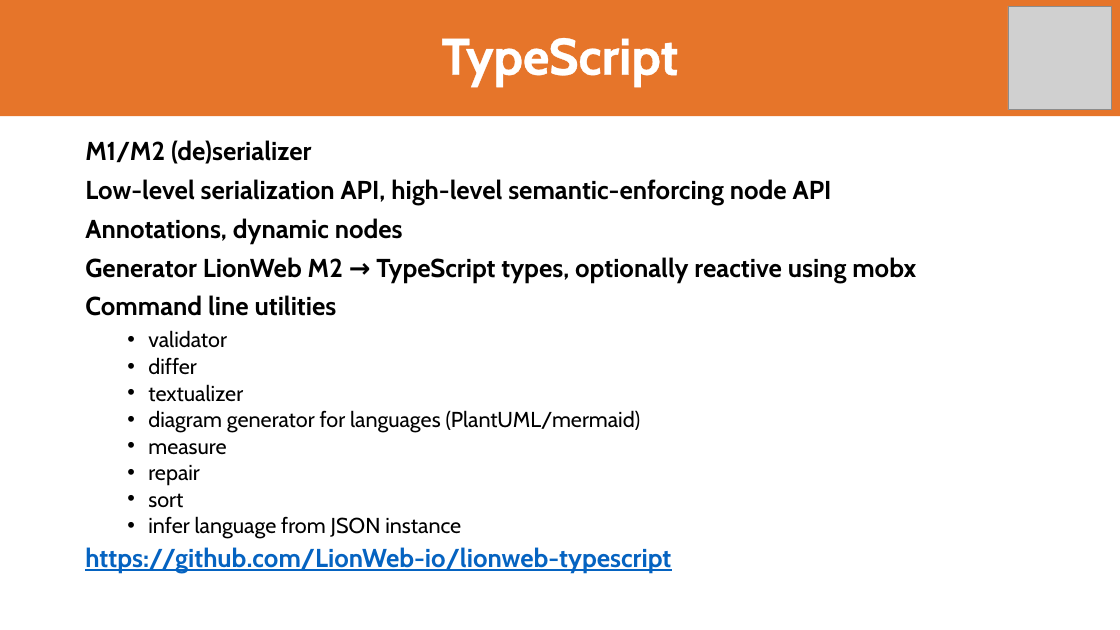
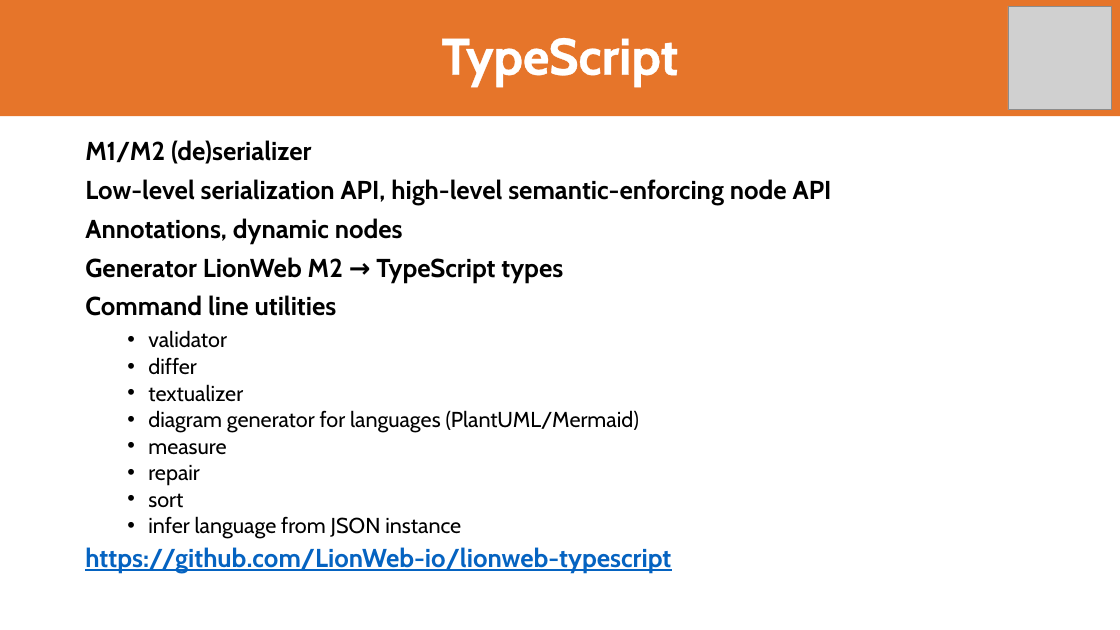
Before and after one commit to LionWeb-io/specification, a slide deck: slide 24 of resources/LangDev 2024 Talk.pptx. Drawn at 1120x630 pixels with LibreOffice and Linux fonts; fonts in the diff are those of the drawing; grey boxes stand for pictures; background and template pictures are left out. Boxes give left, top, right and bottom in pixels: in the first picture for what was removed or moved away, otherwise in the second. Text is boxed around its words. In the diff, an @@ line names an element or a change of style, - is before the commit and + after.

```diff
--- a/resources/LangDev 2024 Talk.pptx
+++ b/resources/LangDev 2024 Talk.pptx
@@ text at (x1=85, y1=257, x2=563, y2=282): text changed @@
-Generator LionWeb M2 → TypeScript types, optionally reactive using mobx
+Generator LionWeb M2 → TypeScript types
@@ text at (x1=148, y1=410, x2=639, y2=433): text changed @@
-  • diagram generator for languages (PlantUML/mermaid)
+  • diagram generator for languages (PlantUML/Mermaid)
```
Also in this commit, not shown: 12 other slides changed, 1 slide added, 4 slides removed.
